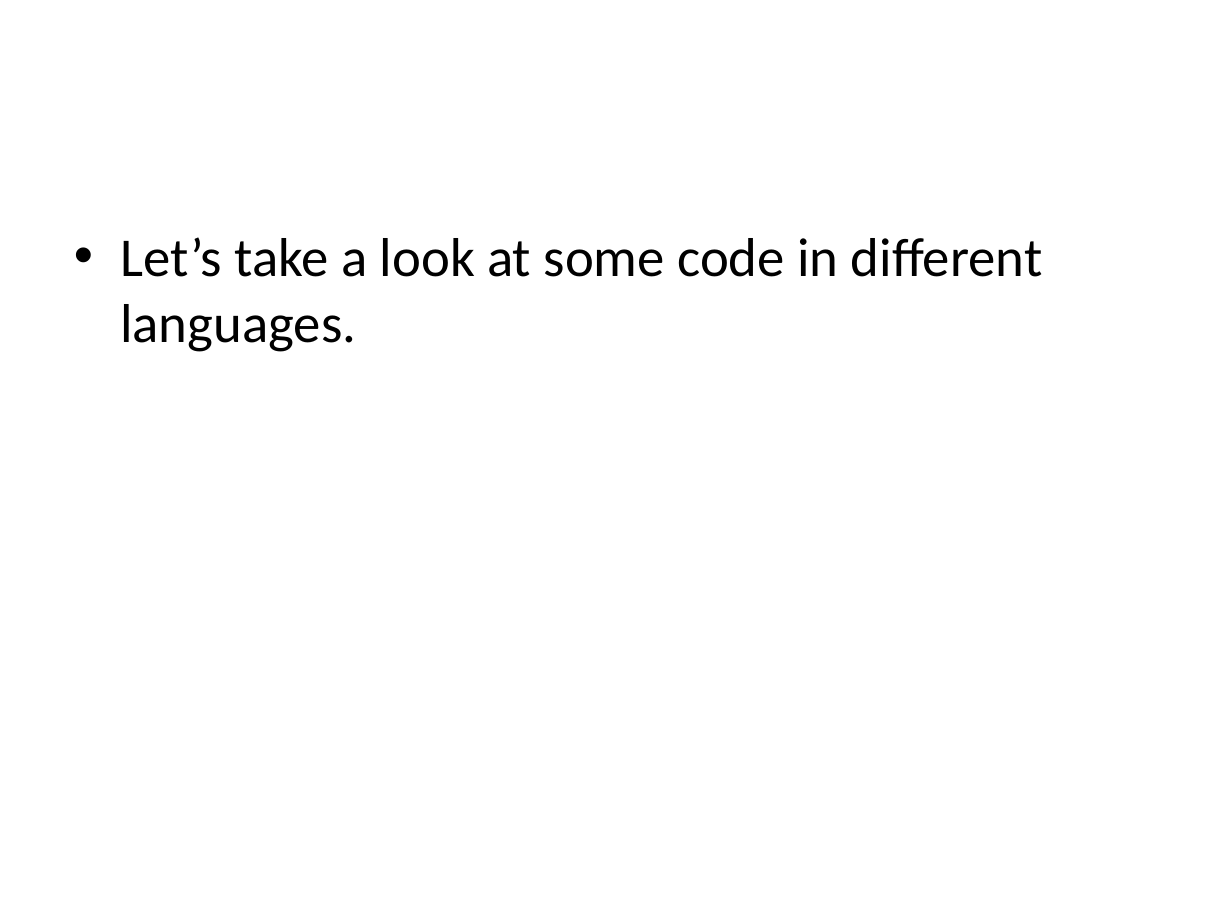
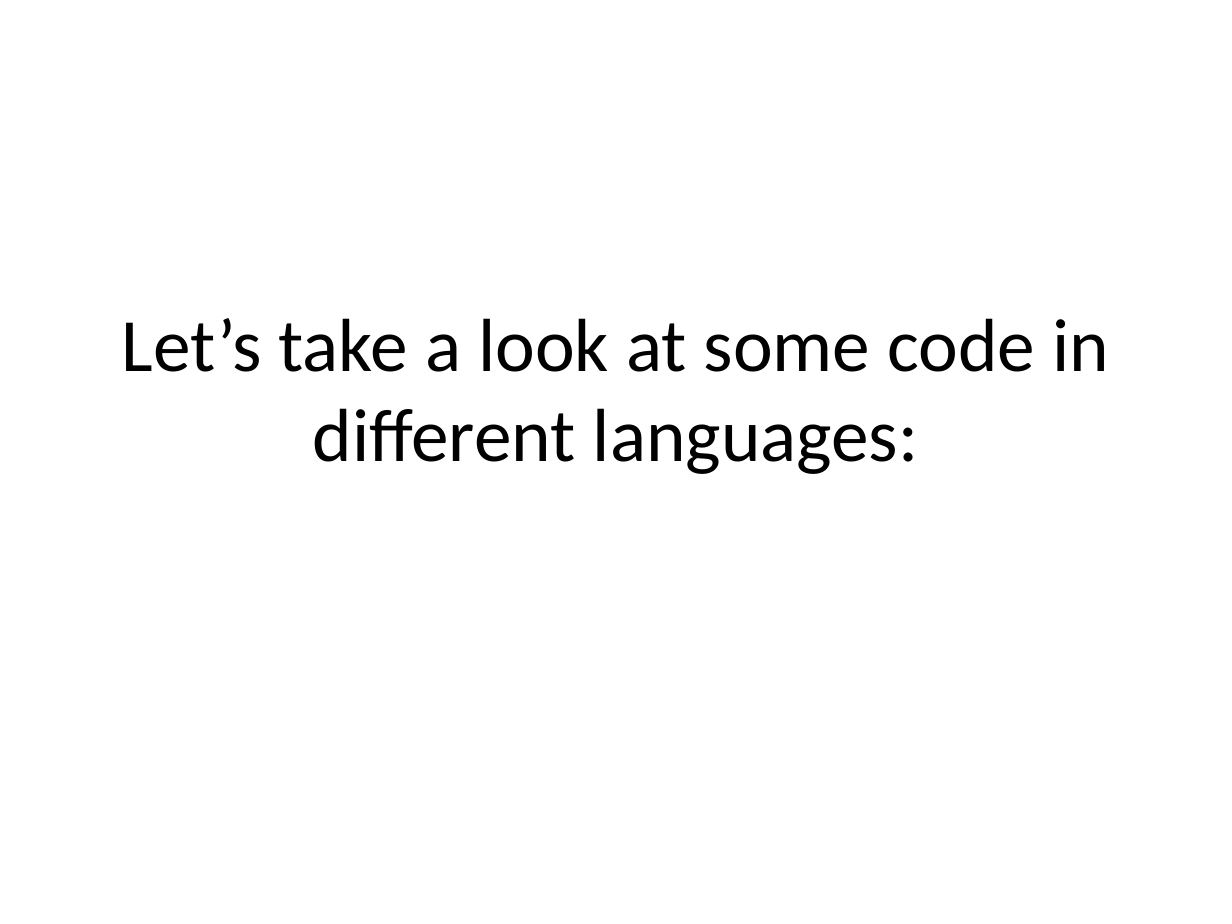
Before and after one commit to zengm71/Course-Overview, a slide deck: slide 22 of week_1/1.1 Intro to Python.pptx. Drawn at 1232x924 pixels with LibreOffice and Linux fonts; fonts in the diff are those of the drawing. Boxes give left, top, right and bottom in pixels: in the first picture for what was removed or moved away, otherwise in the second. Text is boxed around its words. In the diff, an @@ line names an element or a change of style, - is before the commit and + after.

```diff
--- a/week_1/1.1 Intro to Python.pptx
+++ b/week_1/1.1 Intro to Python.pptx
@@ text "Let’s take a look at ..." at [122, 318, 1109, 474]: vertical alignment top to middle @@
@@ text at [122, 318, 1109, 474]: text changed; size 32 to 44 pt @@
-• Let’s take a look at some code in different languages.
+Let’s take a look at some code in different languages:
```
Also in this commit, not shown: 2 other slides changed, 4 other files.
